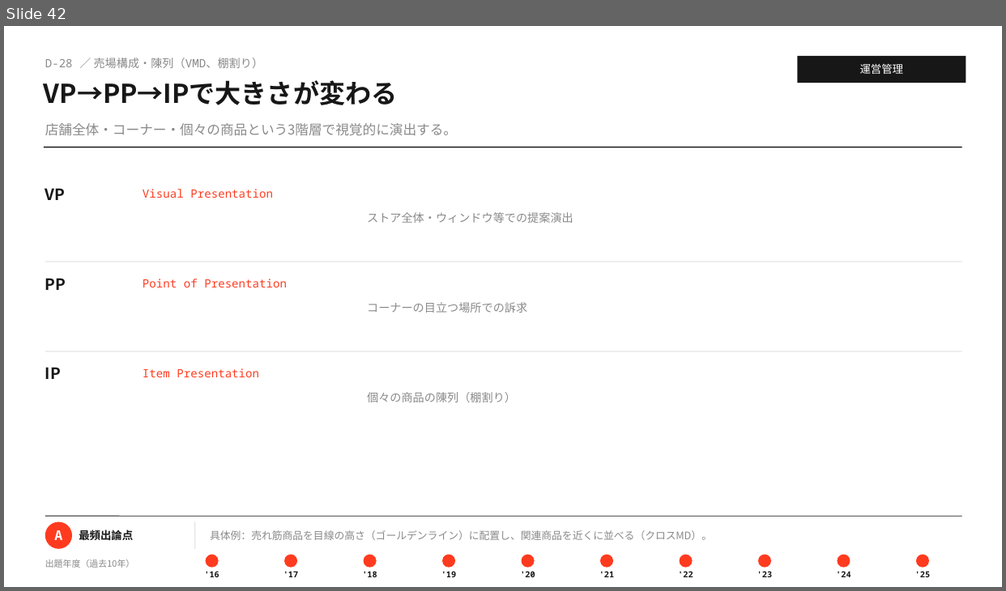
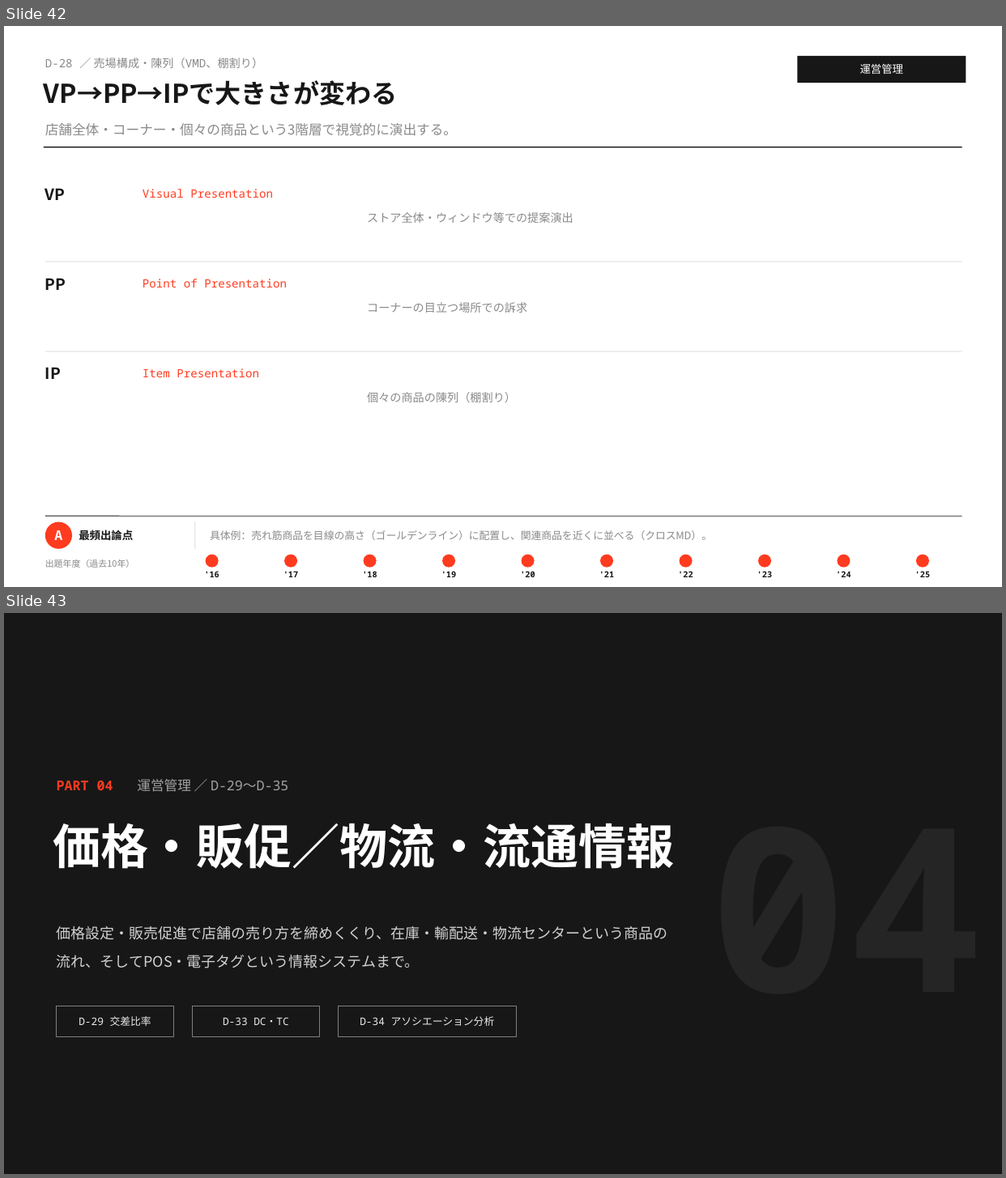
Before and after one commit to MasatoshiSano/SMEC, a slide deck: slides/1st_stage/D_operations_management.pptx. Shown one above the other, each under a label of ours: slide 42 before the commit, slides 42 and 43 after it. The pictures are 1006x591 and 1006x1178 pixels, drawn with LibreOffice and Linux fonts; fonts in the diff are those of the drawing. Boxes give left, top, right and bottom in pixels: in the first picture for what was removed or moved away, otherwise in the second. Text is boxed around its words. In the diff, an @@ line names an element or a change of style, - is before the commit and + after.

```diff
--- a/slides/1st_stage/D_operations_management.pptx
+++ b/slides/1st_stage/D_operations_management.pptx
@@ slide 43 added at (x1=4, y1=613, x2=1002, y2=1174), background #171717 @@
@@ text added at (x1=57, y1=779, x2=288, y2=792), 13 pt, text #A2A2A2 @@
+PART 04 運営管理 ／ D-29〜D-35
@@ text added at (x1=53, y1=823, x2=674, y2=869), 46 pt, text #FFFFFF, bold @@
+価格・販促／物流・流通情報
@@ text added at (x1=57, y1=926, x2=668, y2=969), 14 pt, text #D1D1D1 @@
+価格設定・販売促進で店舗の売り方を締めくくり、在庫・輸配送・物流センターという商品の流れ、そしてPOS・電子タグという情報システムまで。
@@ rectangle added at (x1=57, y1=1006, x2=173, y2=1037), outline #7F7F7F 0.75 pt @@
@@ text added at (x1=79, y1=1016, x2=151, y2=1026), 10 pt, text #E8E8E8 @@
+D-29 交差比率
@@ rectangle added at (x1=193, y1=1006, x2=320, y2=1037), outline #7F7F7F 0.75 pt @@
@@ text added at (x1=223, y1=1017, x2=288, y2=1025), 10 pt, text #E8E8E8 @@
+D-33 DC・TC
@@ rectangle added at (x1=338, y1=1006, x2=516, y2=1037), outline #7F7F7F 0.75 pt @@
@@ text added at (x1=360, y1=1016, x2=495, y2=1026), 10 pt, text #E8E8E8 @@
+D-34 アソシエーション分析
```
Also in this commit, not shown: 9 other slides added, 2 other files.
